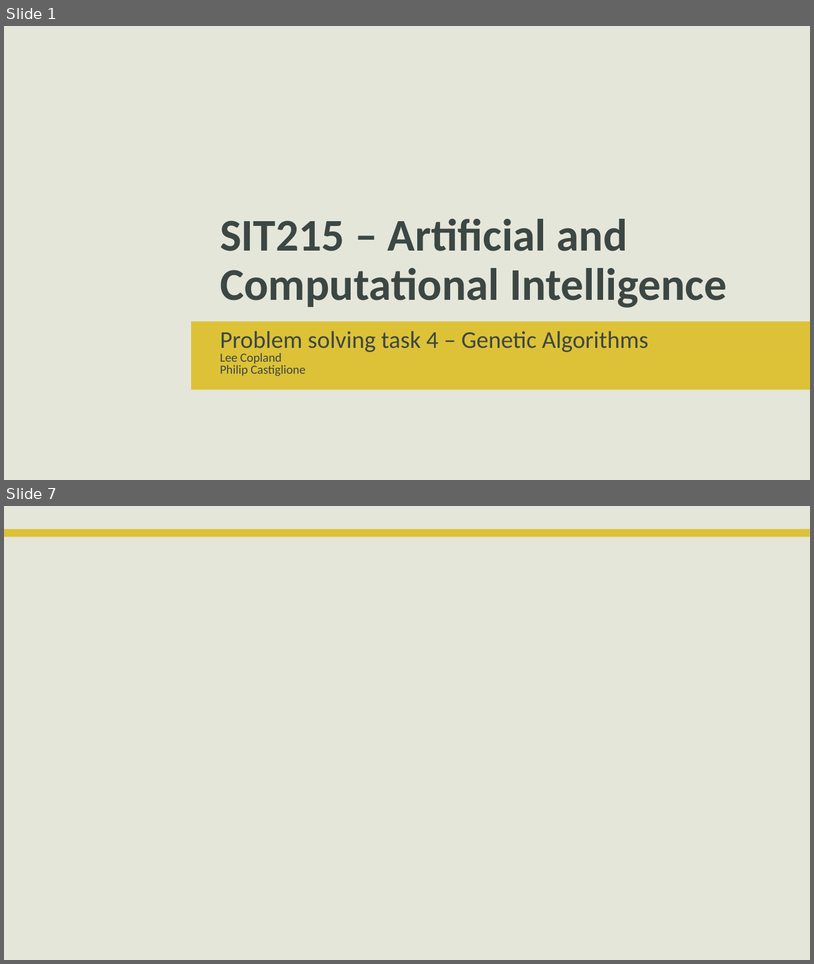
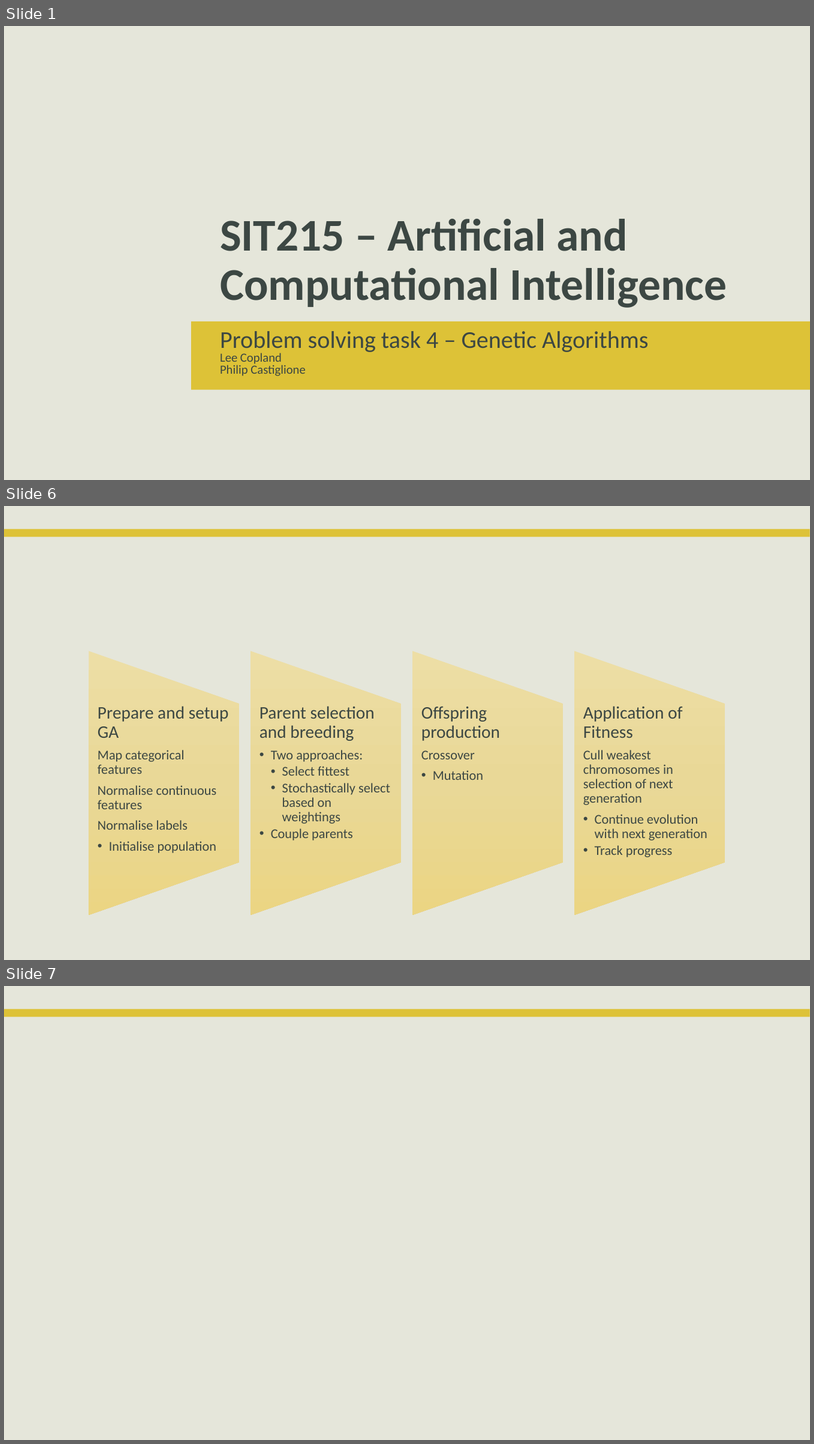
Before and after one commit to PhilipCastiglione/SIT215_PBL4, a slide deck: PST4 Genetic Algorithms.pptx. Shown one above the other, each under a label of ours: slides 1 and 7 before the commit, slides 1, 6 and 7 after it; the slides between them are not shown. The pictures are 814x964 and 814x1444 pixels, drawn with LibreOffice and Linux fonts; fonts in the diff are those of the drawing; background and template pictures are left out. Boxes give left, top, right and bottom in pixels: in the first picture for what was removed or moved away, otherwise in the second. Text is boxed around its words. In the diff, an @@ line names an element or a change of style, - is before the commit and + after.

```diff
--- a/PST4 Genetic Algorithms.pptx
+++ b/PST4 Genetic Algorithms.pptx
@@ slide 6 added at (x1=4, y1=506, x2=810, y2=960), background #E5E6DA; not listed: 1 template element that a slide beside it also shows @@
@@ title added at (x1=89, y1=537, x2=726, y2=627), 30 pt, text #E5E6DA @@
+Our Solution
@@ group added at (x1=89, y1=651, x2=725, y2=915): 4 flow chart manual operations, 4 texts @@
+Prepare and setup GA
+  •• Map categorical features
+     Normalise continuous features
+     Normalise labels
+     Initialise population
+Parent selection and breeding
+  •• Two approaches:
+    •• Select fittest
+    •• Stochastically select based on weightings
+  •• Couple parents
+Offspring production
+  •• Crossover
+     Mutation
+Application of Fitness
+  •• Cull weakest chromosomes in selection of next generation
+     Continue evolution with next generation
+  •• Track progress
```
Also in this commit, not shown: 7 slides changed, 3 other slides added, 1 slide removed.
